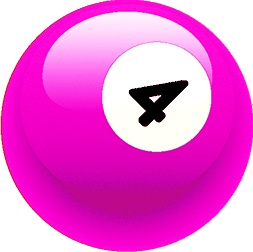
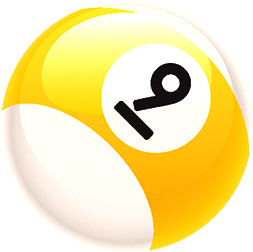
Layered file, before and after one edit (253x252). Changes by layer:
showed "Layer 9" over [0, 0, 253, 252]
hid "Layer 4" over [1, 0, 253, 252]
hid "Layer 3" over [0, 0, 253, 252]
